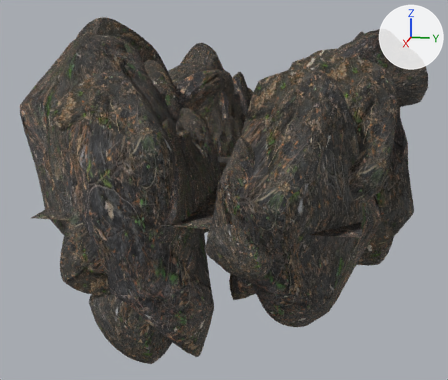
The glTF model Editor/assets/models/canyon/cave03.gltf as it was, and as the next commit left it.
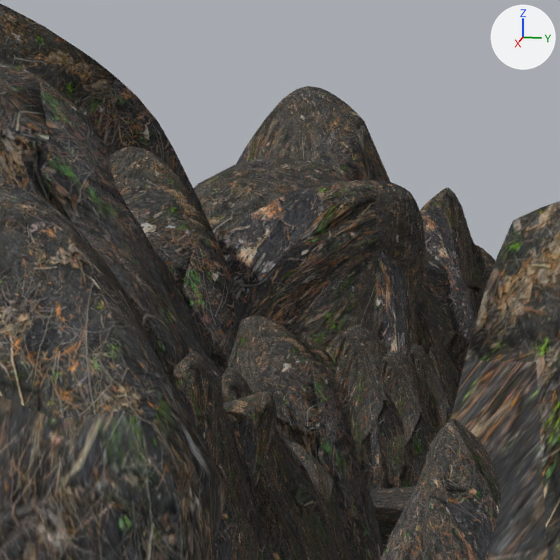
The first picture shows the older version from a camera (50 mm lens) standing at (92.8, 16.1, 19.5) and looking at (-0.7, -2.6, -3.9). The close-ups show both versions on the part from 25% to 61% of the width and 5% to 47% of the height of that picture; other places that the commit changed are outside them. The axes (+X, +Y, +Z) are drawn at upper right. The lights are the same throughout. Where no turn or scale is listed for an object, it has been applied to the vertices.

In view in the first close-up: 'Rock.2036', 'Rock.2041', 'Rock.2042', 'Rock.396', 'Rock.406', 'Rock.408', 'Rock.411', 'Rock.421', 'Rock.438', 'Rock.441', 'Rock.446', 'Rock.447', 'Rock.448', 'Rock.478', 'Rock.481', 'Rock.657', 'Rock.658'.
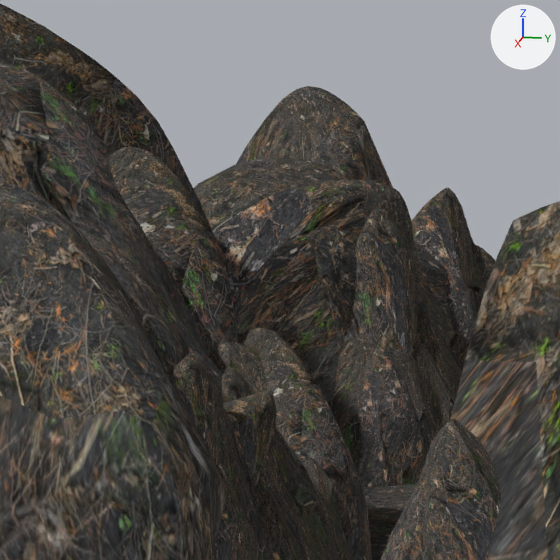
What the commit changed:
Object 'Rock.396' (ob_rock_396) moves from (9.52, -5.08, 0.96) to (9.89, -5.6, 0.06).
Object 'Rock.396' (ob_rock_396) turns from (2.3, 173, 24) to (2.3, 173, 68) degrees about x, y and z.
Object 'Rock.406' (ob_rock_406) moves from (-13.59, -2.97, 0.19) to (-14.28, -2.97, 0.19).
Object 'Rock.421' (ob_rock_421) moves from (-15.94, -3.47, 0.39) to (-16.64, -3.47, 0.39).
Object 'Rock.441' (ob_rock_441) moves from (11.25, -13.14, 0.66) to (11.28, -13.17, 0.66).
Object 'Rock.446' (ob_rock_446) moves from (-11.78, -3.56, 0.26) to (-12.48, -3.56, 0.26).
Object 'Rock.478' (ob_rock_478) moves from (-8.97, -16.01, -0.86) to (-9.54, -16.7, -0.86).
Object 'Rock.431' (ob_rock_431) moves from (3.88, 12.04, 0.74) to (10.07, -4.91, 0.07).
Object 'Rock.431' (ob_rock_431) turns from (-171, -1.5, 52) to (2.3, 173, -8.8) degrees about x, y and z.
Object 'Rock.431' (ob_rock_431) is rescaled from (8.31, 8.31, 8.31) to (8.0, 8.0, 8.0).
Object 'Rock.657' (ob_rock_657) moves from (-9.77, -6.32, 0.26) to (-11.48, -5.25, 0.26).
Object 'Rock.657' (ob_rock_657) turns from (-172, 2.9, 51) to (5.4, 175, -65) degrees about x, y and z.
Object 'Rock.658' (ob_rock_658) moves from (-10.19, -4.6, 0.26) to (-10.88, -4.6, 0.26).

Changed parts and their boxes (x1, y1, x2, y2) in the close-ups (560 x 560 px):
'Rock.478', moved: before (218, 180, 426, 349); after (214, 180, 414, 405)
'Rock.396', moved, turned: before (227, 316, 384, 560); after (209, 342, 268, 394)
'Rock.441', moved: before (109, 146, 237, 375); after (109, 146, 238, 357)
'Rock.657', moved, turned: before (324, 324, 404, 489); after (351, 328, 425, 487)
'Rock.431', moved, turned, rescaled (not visible before): after (260, 339, 372, 560)
'Rock.658', moved: before (370, 351, 435, 489); after (357, 349, 438, 486)
'Rock.446', moved: before (410, 344, 454, 436); after (412, 342, 455, 432)
'Rock.421', moved: before (416, 312, 462, 385); after (417, 310, 463, 381)
'Rock.406', moved: before (425, 341, 459, 419); after (428, 340, 460, 413)
'Rock.404', unchanged, uncovered by the edit: before (299, 332, 336, 386); after (329, 332, 379, 456)
